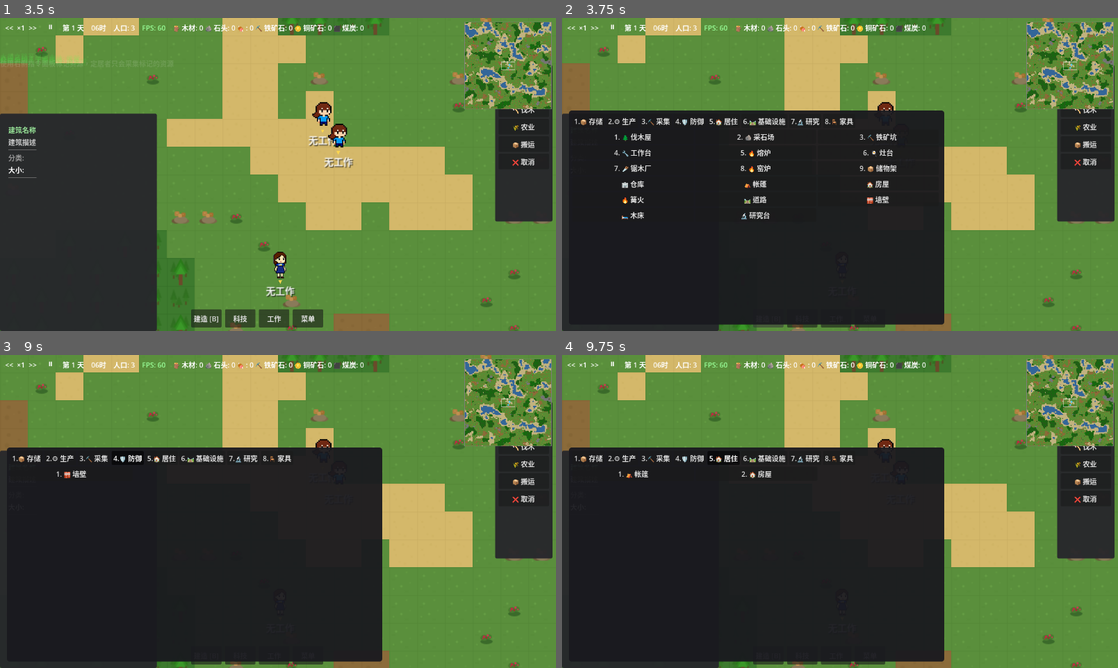
Above: before the commit, frames 1-4 (two rows, left to right).
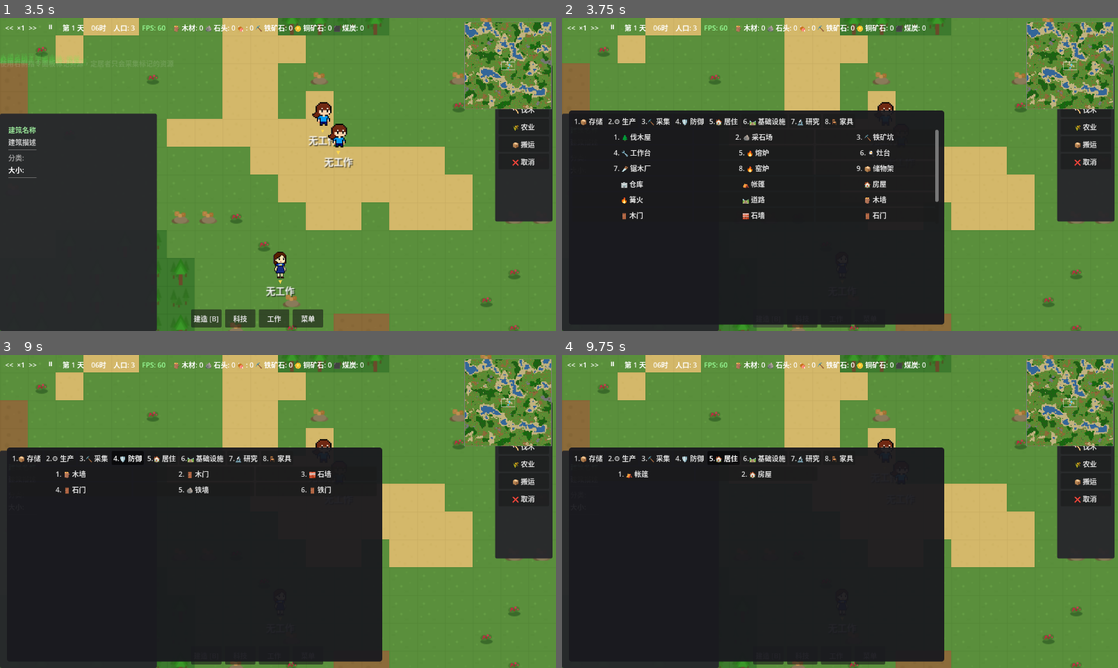
Above: after the commit, the same moments.

Repository: ZhanXuzhao/the-path-of-humanity
Game: Godot game, scene res://scenes/game.tscn
Two runs of this game, one before a commit and one after it. Both use one fixed random seed, a clock stepped at 60 frames per second and the inputs below.
Inputs:
- Up to frame 1 (3.5 s): click "<<" at 0.5 s; click ">>" at 1.25 s; click "⏸" at 2 s; click "▶" at 2.75 s
- Up to frame 2 (3.75 s): click "建造 [B]" at 3.5 s
- Up to frame 3 (9 s): click "科技" at 4.25 s; click "工作" at 5 s; click "菜单" at 5.75 s; click "1.📦 存储" at 6.5 s; click "2.⚙️ 生产" at 7.25 s; click "3.⛏️ 采集" at 8 s; click "4.🛡️ 防御" at 8.75 s
- Up to frame 4 (9.75 s): click "5.🏠 居住" at 9.5 s

Frame 1 is identical in both runs. In frame 2, 1.3% of the frame differs, in the area x 9-68%, y 35-65%; in frame 3, 0.4%; in frame 4, nothing differs.

Commit message:
新增木墙/木门/石墙/石门/铁墙/铁门建筑，墙不可通行门可通行；移除旧墙壁建筑；存档版本化(v4)，不兼容存档自动删除；启动时自动验证存档

Diff:
--- a/resources/item_definitions.gd
+++ b/resources/item_definitions.gd
@@ -53,6 +53,7 @@
 	var production_time: float # 生产周期(秒)
 	var storage_capacity: int # 存储容量 (0=不存储)
 	var icon_frame: int
+	var is_passable: bool = true  # 是否可通行（墙不可通行，门可通行）
 
 class RecipeData:
 	var id: String
@@ -155,7 +156,13 @@
 	# 基础设施
 	_add_building("campfire", "篝火", "提供照明和温暖", BuildingCategory.INFRASTRUCTURE, Vector2i(1, 1), 30, 5.0, {"wood": 5, "stone": 3}, {}, {}, 0.0, 0, 12)
 	_add_building("road", "道路", "提高移动速度", BuildingCategory.INFRASTRUCTURE, Vector2i(1, 1), 40, 3.0, {"stone": 2}, {}, {}, 0.0, 0, 13)
-	_add_building("wall", "墙壁", "防御工事", BuildingCategory.DEFENSE, Vector2i(1, 1), 300, 10.0, {"stone": 5, "wood": 2}, {}, {}, 0.0, 0, 14)
+	# 防御建筑——墙（不可通行），门（可通行）
+	_add_building("wood_wall", "木墙", "简易木质围墙", BuildingCategory.DEFENSE, Vector2i(1, 1), 150, 8.0, {"wood": 5}, {}, {}, 0.0, 0, 14, false)
+	_add_building("wood_door", "木门", "简易木门", BuildingCategory.DEFENSE, Vector2i(1, 1), 100, 6.0, {"wood": 3}, {}, {}, 0.0, 0, 15, true)
+	_add_building("stone_wall", "石墙", "坚固的石墙", BuildingCategory.DEFENSE, Vector2i(1, 1), 400, 15.0, {"stone": 5}, {}, {}, 0.0, 0, 17, false)
+	_add_building("stone_door", "石门", "坚固的石门", BuildingCategory.DEFENSE, Vector2i(1, 1), 250, 10.0, {"stone": 3}, {}, {}, 0.0, 0, 18, true)
+	_add_building("iron_wall", "铁墙", "坚不可摧的铁墙", BuildingCategory.DEFENSE, Vector2i(1, 1), 600, 20.0, {"iron_ingot": 5}, {}, {}, 0.0, 0, 19, false)
+	_add_building("iron_door", "铁门", "坚固的铁门", BuildingCategory.DEFENSE, Vector2i(1, 1), 400, 15.0, {"iron_ingot": 3}, {}, {}, 0.0, 0, 20, true)
 
 	# 家具类
 	_add_building("wooden_bed", "木床", "一张舒适的木板床，可供一名定居者睡眠", BuildingCategory.FURNITURE, Vector2i(2, 1), 80, 20.0, {"wood": 10}, {}, {}, 0.0, 0, 16)
@@ -188,12 +195,12 @@
 # -------- 注册科技 --------
 static func _register_techs():
 	_add_tech("primitive_tools", "原始工具", "掌握基本的工具制作", {"wood": 10, "stone": 10}, 30.0, [], ["stone_axe", "stone_pickaxe", "torch"], "基础")
-	_add_tech("construction", "建筑构造", "解锁基础建筑", {"wood": 20, "stone": 15}, 45.0, ["primitive_tools"], ["tent", "campfire", "storage_rack", "workbench"], "基础")
+	_add_tech("construction", "建筑构造", "解锁基础建筑", {"wood": 20, "stone": 15}, 45.0, ["primitive_tools"], ["tent", "campfire", "storage_rack", "workbench", "wood_wall", "wood_door"], "基础")
 	_add_tech("metalworking", "金属加工", "掌握熔炼技术", {"stone": 20, "wood": 15}, 60.0, ["construction"], ["furnace", "iron_ingot", "copper_ingot", "iron_mine"], "工业")
 	_add_tech("cooking", "烹饪技术", "学会烹饪食物", {"wood": 10, "berry": 15}, 30.0, ["construction"], ["cooking_stove", "cooked_meat", "vegetable_soup"], "基础")
 	_add_tech("woodworking", "木工技术", "高级木材加工", {"wood": 30, "plank": 10}, 45.0, ["construction"], ["sawmill", "plank_sawmill", "house", "wooden_bed"], "工业")
-	_add_tech("masonry", "石工技术", "掌握石材加工", {"stone": 30, "brick": 10}, 45.0, ["construction"], ["kiln", "brick", "wall", "warehouse"], "工业")
-	_add_tech("advanced_metal", "高级冶金", "炼钢技术", {"iron_ingot": 20, "coal": 20}, 90.0, ["metalworking"], ["steel_ingot"], "工业")
+	_add_tech("masonry", "石工技术", "掌握石材加工", {"stone": 30, "brick": 10}, 45.0, ["construction"], ["kiln", "brick", "stone_wall", "stone_door", "warehouse"], "工业")
+	_add_tech("advanced_metal", "高级冶金", "炼钢技术", {"iron_ingot": 20, "coal": 20}, 90.0, ["metalworking"], ["steel_ingot", "iron_wall", "iron_door"], "工业")
 	_add_tech("science", "科学研究", "开展科学研究", {"wood": 20, "stone": 15}, 60.0, ["construction"], ["research_table"], "科学")
 
 # ==================== 辅助方法 ====================
@@ -215,7 +222,7 @@
 static func _add_building(id: String, bld_name: String, desc: String, cat: BuildingCategory,
 		size: Vector2i, hp: int, work_cost: float, materials: Dictionary,
 		produces: Dictionary, consumes: Dictionary, prod_time: float,
-		storage: int, icon: int):
+		storage: int, icon: int, is_passable: bool = true):
 	var building := BuildingData.new()
 	building.id = id
 	building.name = bld_name
@@ -230,6 +237,7 @@
 	building.production_time = prod_time
 	building.storage_capacity = storage
 	building.icon_frame = icon
+	building.is_passable = is_passable
 	buildings[id] = building
 
 static func _add_recipe(id: String, recipe_name: String, desc: String,
--- a/scripts/autoload/game_manager.gd
+++ b/scripts/autoload/game_manager.gd
@@ -239,11 +239,33 @@
 
 # ==================== 存档系统 ====================
 
+# 存档版本号 — 不兼容的版本存档将被删除
+const SAVE_VERSION := 4
+# 游戏版本号，仅供显示
+const GAME_VERSION := "0.2.0"
+
 # 加载存档时暂存的数据，供 Game 场景恢复
 var _loaded_save_data: Dictionary = {}
 
 func has_save_file() -> bool:
 	return FileAccess.file_exists("user://savegame.dat")
+
+func delete_save():
+	"""删除存档文件"""
+	if has_save_file():
+		DirAccess.remove_absolute("user://savegame.dat")
+
+func is_save_valid() -> bool:
+	"""检查存档是否有效（版本匹配）"""
+	var file = FileAccess.open("user://savegame.dat", FileAccess.READ)
+	if not file:
+		return false
+	var data = file.get_var()
+	file.close()
+	if typeof(data) != TYPE_DICTIONARY:
+		return false
+	var save_version = data.get("save_version", 0)
+	return save_version == SAVE_VERSION
 
 func save_game(silent: bool = false) -> bool:
 	"""保存游戏（收集所有系统数据）"""
@@ -254,7 +276,8 @@
 		return false
 
 	var save_data = {
-		"version": 3,  # v3: 添加 designated_resources 标记数据
+		"save_version": SAVE_VERSION,
+		"game_version": GAME_VERSION,
 		"game_time": game_time,
 		"current_day": current_day,
 		"time_speed": time_speed,
@@ -271,6 +294,7 @@
 	var file = FileAccess.open("user://savegame.dat", FileAccess.WRITE)
 	if file:
 		file.store_var(save_data)
+		file.close()
 		if not silent:
 			show_notification("游戏已保存", NotificationType.SUCCESS)
 		return true
@@ -280,7 +304,9 @@
 		return false
 
 func load_game(silent: bool = false) -> bool:
-	"""读取存档（恢复 GameManager 状态，暂存系统数据）"""
+	"""读取存档（恢复 GameManager 状态，暂存系统数据）
+	如果存档版本不兼容则自动删除，返回 false。
+	"""
 	var file = FileAccess.open("user://savegame.dat", FileAccess.READ)
 	if not file:
 		if not silent:
@@ -289,11 +315,24 @@
 
 	var data = file.get_var()
 	if typeof(data) != TYPE_DICTIONARY:
-		if not silent:
-			show_notification("存档数据损坏", NotificationType.ERROR)
+		file.close()
+		delete_save()
+		if not silent:
+			show_notification("存档数据损坏，已删除", NotificationType.ERROR)
+		return false
+
+	# 检查存档版本兼容性
+	var save_version = data.get("save_version", 0)
+	if save_version != SAVE_VERSION:
+		file.close()
+		delete_save()
+		LogUtil.w("存档版本不兼容（存档v%d，当前v%d），已删除" % [save_version, SAVE_VERSION])
+		if not silent:
+			show_notification("存档版本不兼容，已删除，将开始新游戏", NotificationType.WARNING)
 		return false
 
 	# 恢复 GameManager 状态
+	file.close()
 	game_time = data.get("game_time", 6.0)
 	current_day = data.get("current_day", 1)
 	time_speed = data.get("time_speed", 1.0)
--- a/scripts/core/game.gd
+++ b/scripts/core/game.gd
@@ -84,23 +84,30 @@
 
 # 清理过期采集占用的定时器（每30帧清理一次）
 func _ready():
-	# 自动加载存档（静默读取，不弹通知）
-	if _gm.state != 1 and _gm._loaded_save_data.is_empty() and _gm.has_save_file():
-		_gm.load_game(true)
-
-	# 启动游戏状态
-	if _gm.state != 1:  # GameState.PLAYING
-		_gm.start_game()
-
-	# 检查是否有读档数据
-	var is_loading = not _gm._loaded_save_data.is_empty()
-
-	if is_loading:
+	# ===== 存档验证与加载 =====
+	# 1. 检查是否有存档
+	var has_save = _gm.has_save_file()
+	var loaded_successfully = false
+
+	if has_save:
+		# 2. 检查存档是否有效（版本兼容）
+		if _gm.is_save_valid():
+			# 3. 有效存档 → 加载
+			loaded_successfully = _gm.load_game(true)
+		else:
+			# 4. 无效存档 → 删除
+			_gm.delete_save()
+			print("存档版本不兼容，已删除，将开始新游戏")
+
+	# ===== 根据结果启动游戏 =====
+	if loaded_successfully:
 		# 从存档恢复 - 不生成初始区域和定居者
+		_gm.state = 1  # GameState.PLAYING
 		_restore_from_save(_gm._loaded_save_data)
 		_gm._loaded_save_data.clear()
 	else:
-		# 新游戏 - 初始化世界和定居者（程序自动确保名字不重复）
+		# 新游戏 - 初始化世界和定居者
+		_gm.start_game()
 		_generate_initial_area()
 		_spawn_initial_settlers()
 
--- a/scripts/core/texture_generator.gd
+++ b/scripts/core/texture_generator.gd
@@ -59,7 +59,12 @@
 	bld["storage_rack"]     = _load_svg(BUILDINGS_PATH + "storage_rack.svg")
 	bld["campfire"]         = _load_svg(BUILDINGS_PATH + "campfire.svg")
 	bld["cooking_stove"]    = _load_svg(BUILDINGS_PATH + "cooking_stove.svg")
-	bld["wall"]             = _load_svg(BUILDINGS_PATH + "wall.svg")
+	bld["wood_wall"]        = _load_svg(BUILDINGS_PATH + "wall.svg")
+	bld["wood_door"]        = _load_svg(BUILDINGS_PATH + "wall.svg")
+	bld["stone_wall"]       = _load_svg(BUILDINGS_PATH + "wall.svg")
+	bld["stone_door"]       = _load_svg(BUILDINGS_PATH + "wall.svg")
+	bld["iron_wall"]        = _load_svg(BUILDINGS_PATH + "wall.svg")
+	bld["iron_door"]        = _load_svg(BUILDINGS_PATH + "wall.svg")
 	bld["workbench"]        = _load_svg(BUILDINGS_PATH + "workbench.svg")
 	bld["furnace"]          = _load_svg(BUILDINGS_PATH + "furnace.svg")
 	bld["tent"]             = _load_svg(BUILDINGS_PATH + "tent.svg")
--- a/scripts/core/world.gd
+++ b/scripts/core/world.gd
@@ -354,7 +354,17 @@
 # -------- 路径查找 --------
 func is_walkable(pos: Vector2i) -> bool:
 	var tile = get_tile_at(pos)
-	return tile != TileType.WATER and tile != TileType.DEEP_WATER and tile != TileType.MOUNTAIN
+	if tile == TileType.WATER or tile == TileType.DEEP_WATER or tile == TileType.MOUNTAIN:
+		return false
+
+	# 检查是否有不可通行的建筑（墙）
+	var building_id = get_building_at(pos)
+	if building_id != "":
+		var bld_data = ItemDefinitions.get_building(building_id)
+		if bld_data and bld_data.id != "" and not bld_data.is_passable:
+			return false
+
+	return true
 
 func find_path(from_pos: Vector2i, to_pos: Vector2i, max_steps: int = 500) -> Array[Vector2i]:
 	"""A*寻路，返回从 from_pos 到 to_pos 的网格路径（不含起点），
--- a/scripts/ui/build_menu.gd
+++ b/scripts/ui/build_menu.gd
@@ -71,7 +71,12 @@
 	"house": "🏠",
 	"campfire": "🔥",
 	"road": "🛤️",
-	"wall": "🧱",
+	"wood_wall": "🪵",
+	"wood_door": "🚪",
+	"stone_wall": "🧱",
+	"stone_door": "🚪",
+	"iron_wall": "🪨",
+	"iron_door": "🚪",
 	"wooden_bed": "🛏️",
 	"research_table": "🔬",
 }
